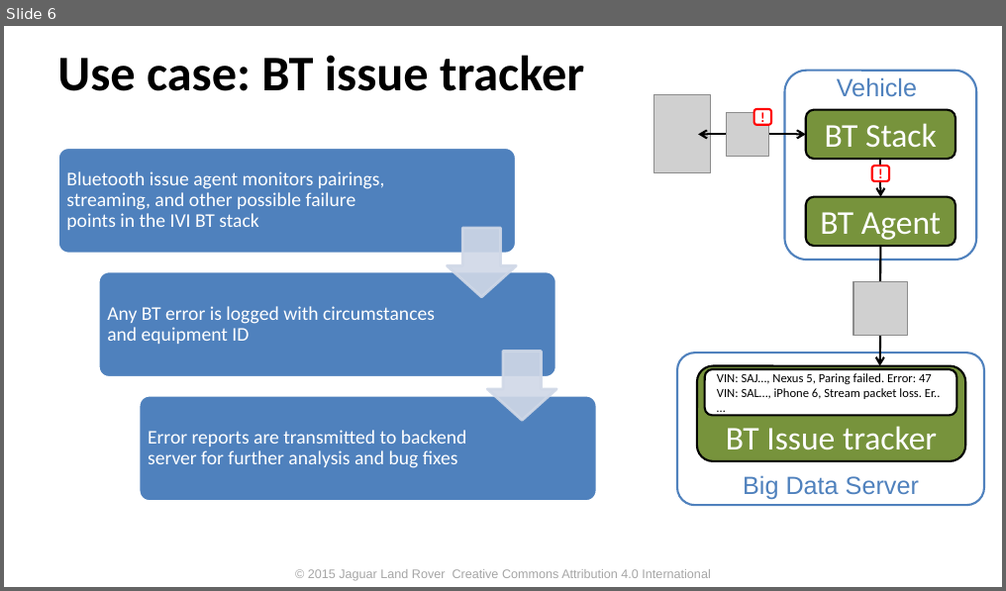
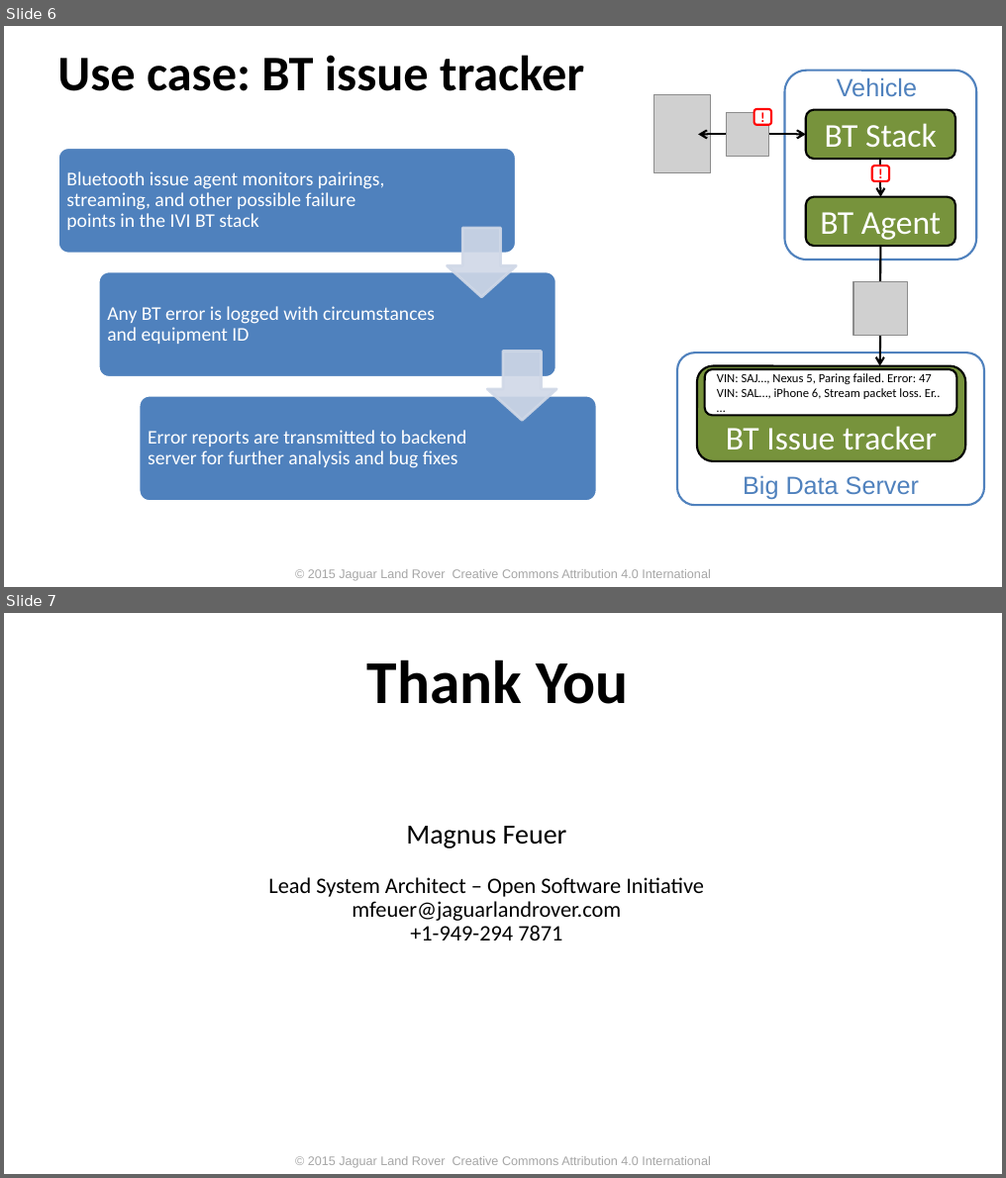
Before and after one commit to PDXostc/rvi_dynamic_agents, a slide deck: DOCS/Dynamic Agents.pptx. Shown one above the other, each under a label of ours: slide 6 before the commit, slides 6 and 7 after it. The pictures are 1006x591 and 1006x1178 pixels, drawn with LibreOffice and Linux fonts; fonts in the diff are those of the drawing; grey boxes stand for pictures; background and template pictures are left out. Boxes give left, top, right and bottom in pixels: in the first picture for what was removed or moved away, otherwise in the second. Text is boxed around its words. In the diff, an @@ line names an element or a change of style, - is before the commit and + after.

```diff
--- a/DOCS/Dynamic Agents.pptx
+++ b/DOCS/Dynamic Agents.pptx
@@ slide 7 added at bbox=[4, 613, 1002, 1174], background #FFFFFF; not listed: 1 template element that a slide beside it also shows @@
@@ title added at bbox=[367, 660, 628, 704], 44 pt, text #000000, bold @@
+Thank You
@@ text added at bbox=[268, 826, 704, 941], 16 pt, text #000000 @@
+Magnus Feuer
+Lead System Architect – Open Software Initiative
+mfeuer@jaguarlandrover.com
++1-949-294 7871
```
Also in this commit, not shown: 1 other file.
